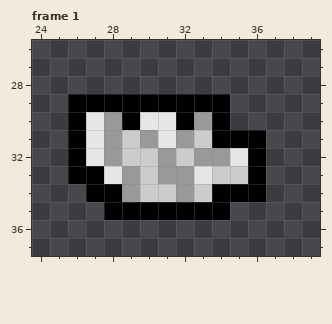
Pixel-art file -- unity/assets/characters/player_rogue/WIP/rogue_hfar.aseprite. The first picture shows the starting point.
64x64 pixels, 2 frames. Shown: frame 1: x 24..39, y 26..37. The commit also changed other frames, which this record leaves out.
After the commit:
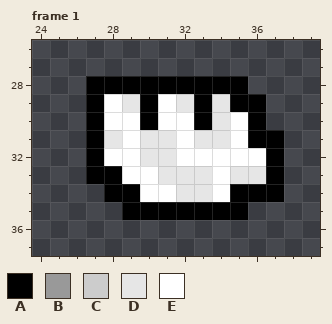
Palette (. is transparent): A #000000  B #999999  C #cccccc  D #e6e6e6  E #ffffff
Difference:
Changed rows in their new state; - is an unchanged pixel.
Frame 1, layer "handFar":
first column x 26:
28 -AAAAAAAAA--
29 .-ED-ED-DAA-
30 .AEEAEEADEA-
31 .ADED-EDDE-A
32 .AEEDDEEEEEA
33 .-AEEDD-EDDA
34 -.-AEEDDE--A
35 --.------A--
Changed places in both pictures, as pixel boxes (x1, y1, x2, y2):
changed: (68, 76, 284, 220)
